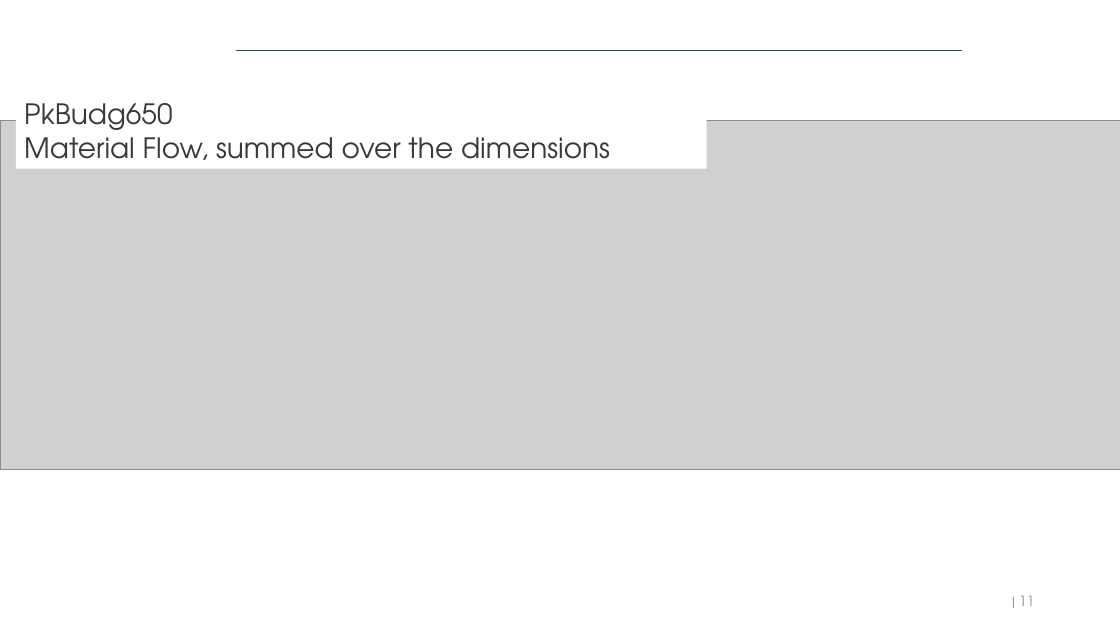
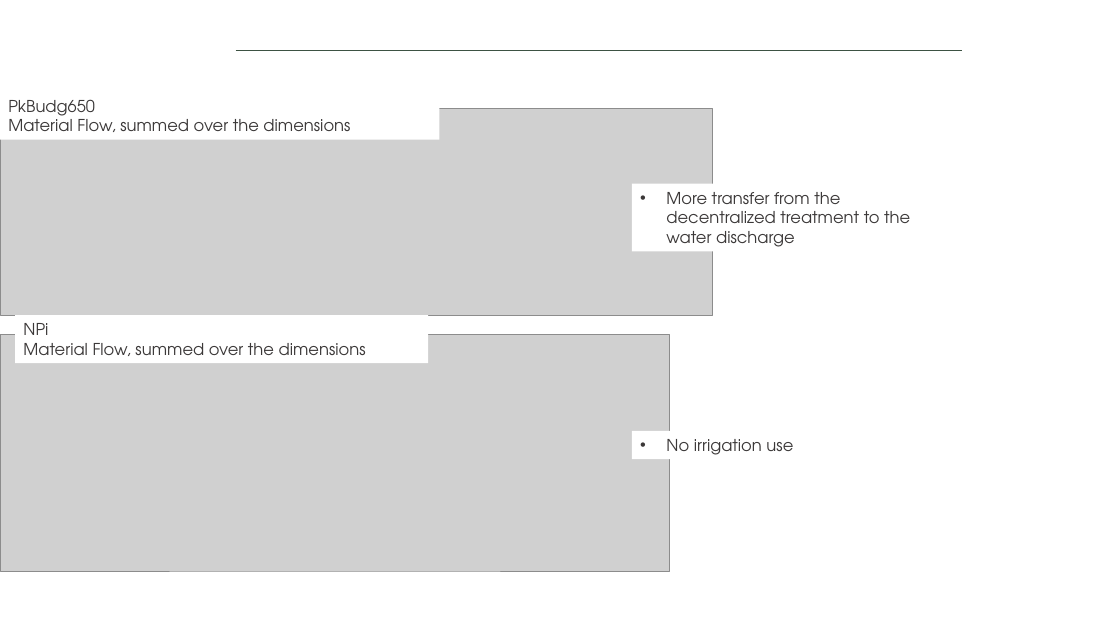
Before and after one commit to isabelapi/PAW_MFA_LCA_2025, a slide deck: slide 11 of presentation/dds_autumn_school_2025_paw_presentation_14-11-2025.pptx. Drawn at 1120x630 pixels with LibreOffice and Linux fonts; fonts in the diff are those of the drawing; grey boxes stand for pictures; background and template pictures are left out. Boxes give left, top, right and bottom in pixels: in the first picture for what was removed or moved away, otherwise in the second. Text is boxed around its words. In the diff, an @@ line names an element or a change of style, - is before the commit and + after.

```diff
--- a/presentation/dds_autumn_school_2025_paw_presentation_14-11-2025.pptx
+++ b/presentation/dds_autumn_school_2025_paw_presentation_14-11-2025.pptx
@@ rectangle "PkBudg650": place and size @@
-rectangle "PkBudg650" at (16,92,707,169)
+rectangle "PkBudg650" at (0,92,439,139)
@@ rectangle "PkBudg650" at (0,92,439,139): size 24 to 14 pt @@
@@ picture: place and size @@
-picture at (0,120,1120,470)
+picture at (0,108,712,315)
@@ text added at (666,192,910,247), 14 pt, text #3B3838 @@
+• More transfer from the decentralized treatment to the water discharge
@@ rectangle added at (15,315,429,363), fill #FFFFFF, 14 pt, text #3B3838 @@
+NPi
+Material Flow, summed over the dimensions
@@ picture added at (0,335,670,571) @@
@@ text added at (666,439,793,460), 14 pt, text #3B3838 @@
+• No irrigation use
@@ page number removed at (1019,596,1035,606) @@
-| 11
```
Also in this commit, not shown: 4 other slides changed, 3 slides removed.
